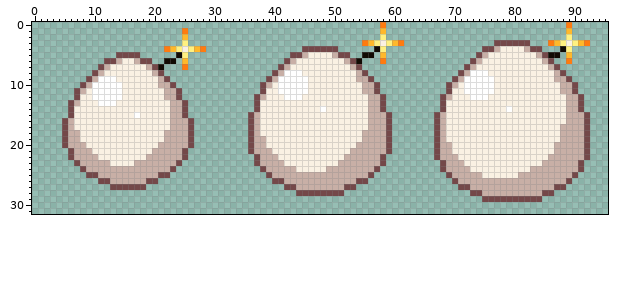
Two versions of one sprite sheet, assets/egg_bomb.png. This is how it looked before the edit.
The file is 96x32 pixels.
The result:
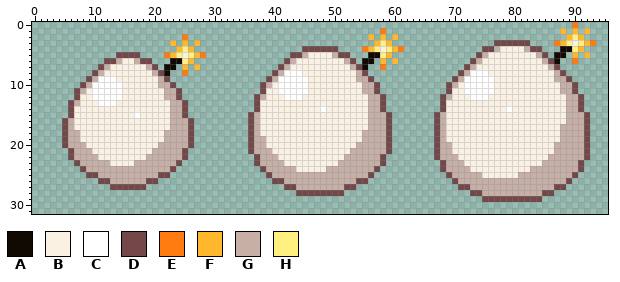
Palette (. is transparent): A #110a03  B #faf1e3  C #ffffff  D #744849  E #ff7b0f  F #ffb82b  G #c8afa6  H #fff080
Edits made:
@@ x 0..95 @@
- 0 ..........................................................E..............................E......
- 1 .........................E................................F..............................F......
- 2 .........................F................................H..............................H......
- 3 .........................H.............................EFHBHFE...............DDDDDD...EFHBHFE...
- 4 ......................EFHBHFE................DDDDDD......AH................DDGBBBBGDD...AH......
- 5 ..............DDDD......AH.................DDGBBBBGDD..AA.F...............DGBBBBBBBBGDAA.F......
- 6 ............DDGBBGDD..AA.F................DGBBBBBBBBGDA...E..............DGBBBBBBBBBBGD..E......
- 7 ...........DGBBBBBBGDA...E...............DGBBBBBBBBBBGD.................DGBBBBBBBBBBBBGD........
- 8 ..........DGBBBBBBBBGD..................DGCCCBBBBBBBBBGD...............DGCCCBBBBBBBBBBBGD.......
+ 0 ..........................................................................................E.....
+ 1 ..........................................................E.............................F.F.F...
+ 2 .........................E..............................F.F.F............................FHF....
+ 3 .......................F.F.F.............................FHF.................DDDDDD....EFHBHFE..
+ 4 ........................FHF..................DDDDDD....EFHBHFE.............DDGBBBBGDD...AAHF....
+ 5 ..............DDDD....EFHBHFE..............DDGBBBBGDD...AAHF..............DGBBBBBBBBGD.AA.F.F...
+ 6 ............DDGBBGDD...AAHF...............DGBBBBBBBBGD.AA.F.F............DGBBBBBBBBBBGDA..E.....
+ 7 ...........DGBBBBBBGD.AA.F.F.............DGBBBBBBBBBBGDA..E.............DGBBBBBBBBBBBBGD........
+ 8 ..........DGBBBBBBBBGDA..E..............DGCCCBBBBBBBBBGD...............DGCCCBBBBBBBBBBBGD.......
  9 .........DGCCCBBBBBBBGD................DGCCCCCBBBBBBBBGGD.............DGCCCCCBBBBBBBBBBGGD......
Changed places in both pictures, as pixel boxes (x1, y1, x2, y2):
changed: (356, 22, 404, 70)
changed: (548, 22, 596, 64)
changed: (158, 28, 206, 76)
